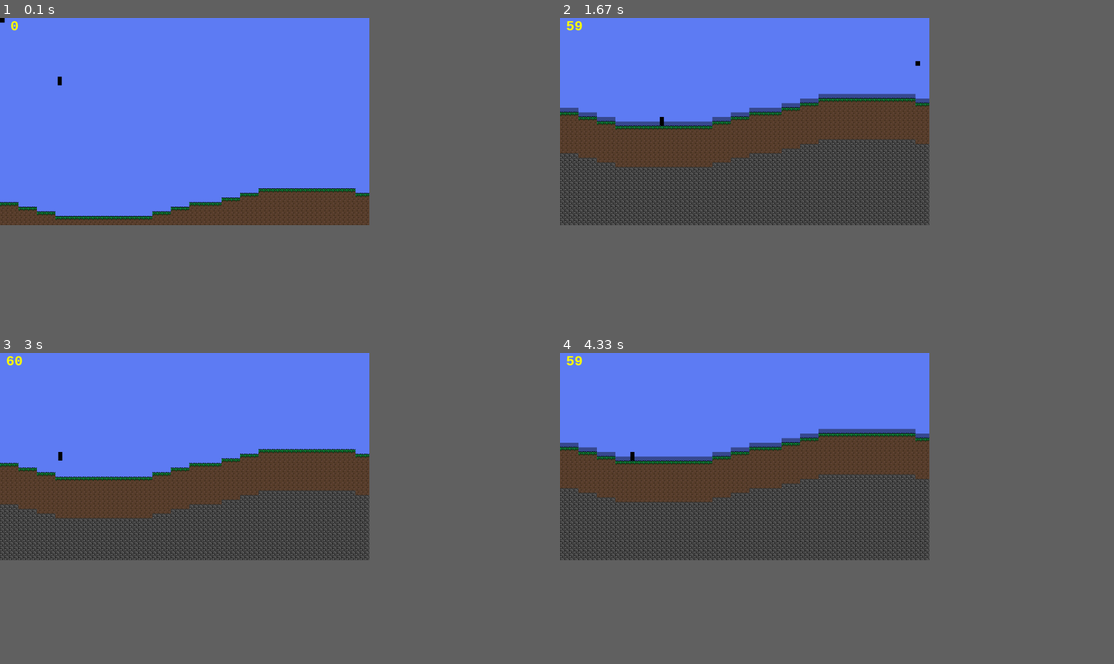
Above: before the commit, frames 1-4 (two rows, left to right).
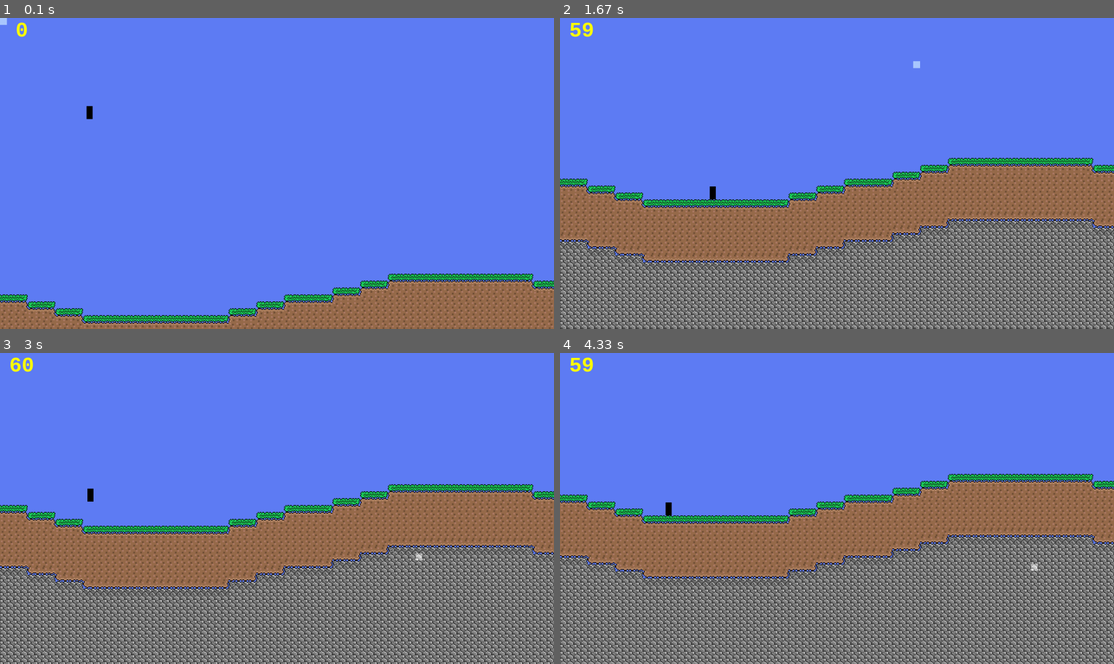
Above: after the commit, the same moments.

Repository: Nicholas-Merillat/tilemap-pygame
Game: pygame game, started from main.py
Two runs of this game, one before a commit and one after it. Both use one fixed random seed, a clock stepped at 60 frames per second and the inputs below.
Inputs (mouse positions are in pixels of both pictures, inside the frame that each line leads up to):
- Up to frame 1 (0.1 s): no input
- Up to frame 2 (1.67 s): hold D 0.33-0.8 s; move the mouse to (814, 189) at 0.37 s; hold W 0.83-1.13 s; move the mouse to (704, 176) at 0.87 s; hold D 1.17-1.63 s; move the mouse to (920, 64) at 1.2 s
- Up to frame 3 (3 s): hold A 1.67-2.2 s; move the mouse to (288, 402) at 1.7 s; hold A 2.23-2.63 s; move the mouse to (282, 542) at 2.27 s; hold W from 2.67 s (still down); move the mouse to (421, 558) at 2.7 s
- Up to frame 4 (4.33 s): release W at 3.03 s; hold D 3.07-3.7 s; move the mouse to (981, 480) at 3.1 s; hold A 3.73-4.2 s; move the mouse to (1036, 483) at 3.77 s; hold D from 4.23 s (still down); move the mouse to (1030, 570) at 4.27 s
In our replay, the window is 600x337 before the commit and 900x506 after it. These sizes can differ from the game's own. Grey fills any space a smaller window leaves; there, only what the larger window draws over its background counts as a difference.

The runs differ from the first frame. In frame 1, 16% of the frame differs, in the area x 0-100%, y 0-100%; in frame 2, 66%; in frame 3, 62%; in frame 4, 67%.

Commit message:
rollback

Diff:
--- a/camera.py
+++ b/camera.py
@@ -10,13 +10,13 @@
         self.zoom = 0
         self.zoom_scale_factor = VIEWPORT_RESOLUTION[0] / (VIEWPORT_RESOLUTION[0] - self.zoom)
 
-        self.smoothing_speed = 0.1
+        self.smoothing_speed = 0.04
         self.limit_left = 0
         self.limit_top = 0
         self.limit_right = TILEMAP_SIZE[0] * TILE_SIZE
         self.limit_bottom = TILEMAP_SIZE[1] * TILE_SIZE
 
-    def update(self, delta, entity, keys):
+    def update(self, delta, keys, entity):
         if keys[pygame.K_EQUALS]:
             self.zoom += 4 * delta
         if keys[pygame.K_MINUS]:
@@ -28,11 +28,11 @@
         self.zoom_scale_factor = VIEWPORT_RESOLUTION[0] / (VIEWPORT_RESOLUTION[0] - self.zoom)
 
         if self.smooth_position:
-            self.x = pygame.math.lerp(self.x, (entity.x + entity.width / 2) - VIEWPORT_RESOLUTION[0] / 2, self.smoothing_speed * delta)
-            self.y = pygame.math.lerp(self.y, (entity.y + entity.height / 2) - VIEWPORT_RESOLUTION[1] / 2, self.smoothing_speed * delta)
+            self.x = pygame.math.lerp(self.x, ((entity.x + entity.width * 0.5) - VIEWPORT_RESOLUTION[0] * 0.5) + self.zoom * 0.5, self.smoothing_speed * delta)
+            self.y = pygame.math.lerp(self.y, ((entity.y + entity.height * 0.5) - VIEWPORT_RESOLUTION[1] * 0.5 + (self.zoom * 0.5) / ASPECT_SCALE_FACTOR), self.smoothing_speed * delta)
         else:
-            self.x = ((entity.x + entity.width / 2) - VIEWPORT_RESOLUTION[0] / 2) + self.zoom / 2
-            self.y = ((entity.y + entity.height / 2) - VIEWPORT_RESOLUTION[1] / 2) + (self.zoom / 2) / ASPECT_SCALE_FACTOR
+            self.x = ((entity.x + entity.width * 0.5) - VIEWPORT_RESOLUTION[0] * 0.5) + self.zoom * 0.5
+            self.y = ((entity.y + entity.height * 0.5) - VIEWPORT_RESOLUTION[1] * 0.5) + (self.zoom * 0.5) / ASPECT_SCALE_FACTOR
         self.dx = self.x + VIEWPORT_RESOLUTION[0]
         self.dy = self.y + VIEWPORT_RESOLUTION[1]
 
--- a/main.py
+++ b/main.py
@@ -11,19 +11,18 @@
         pygame.display.set_icon(pygame.image.load('content/icon.png'))
 
         self.viewport = pygame.Surface(VIEWPORT_RESOLUTION)
-        self.screen = pygame.display.set_mode(SCREEN_RESOLUTION, pygame.RESIZABLE)
+        self.screen = pygame.display.set_mode(SCREEN_RESOLUTION)
         self.screen_scale_factor = pygame.math.Vector2(self.screen.size[0] / VIEWPORT_RESOLUTION[0], self.screen.size[1] / VIEWPORT_RESOLUTION[1])
 
         self.clock = pygame.time.Clock()
         self.font_big = pygame.font.SysFont('Monospace', int(24 * self.screen_scale_factor.x), True)
 
-        self.tilemap = TileMap()
+        self.camera = Camera(0, 0, True)
+
+        self.tilemap = TileMap(self.camera)
         self.tilemap.generate_world()
 
-        self.camera = Camera(0, 0, False)
         self.player = Player(100, 100, 7, 15, self.tilemap)
-
-        self.delta = (self.clock.tick(MAX_FPS) / 1000) * PHYSICS_FPS
 
     def render(self):
         # Draw any pixel art on viewport to keep pixels
@@ -31,20 +30,12 @@
         self.viewport.fill((95,125,245))
 
         # Iterates through the visible tiles on camera in the tilemap and draws the tile images
-        for x in self.tilemap.visible_x:
-            for y in self.tilemap.visible_y:
-                tile_id = self.tilemap.grid[x][y]
-                if tile_id >= 1:
-                    block_image = self.tilemap.block_images[tile_id - 1]
-                    block_image = pygame.transform.scale(block_image, (TILE_SIZE, TILE_SIZE))
-                    self.viewport.blit(block_image, pygame.Rect(math.floor(x * TILE_SIZE - self.camera.x), math.floor(y * TILE_SIZE - self.camera.y), TILE_SIZE, TILE_SIZE))
+        self.viewport.blit(self.tilemap.grid_surface, (0,0))
 
-        pygame.draw.rect(self.viewport, (0,0,0), self.tilemap.cursor)
+        #if self.tilemap.grid[int(self.mouse_position_tile.x)][int(self.mouse_position_tile.y)] != 0:
+        self.viewport.blit(self.tilemap.cursor, (self.mouse_position_tile.x * TILE_SIZE - self.camera.x, self.mouse_position_tile.y * TILE_SIZE - self.camera.y), special_flags=pygame.BLEND_ADD)
+
         pygame.draw.rect(self.viewport, (0,0,0), self.player.rect)
-
-        lightmap = self.tilemap.calculate_lighting()
-        lightmap = pygame.transform.scale(lightmap, (lightmap.size[0] * TILE_SIZE, lightmap.size[1] * TILE_SIZE))
-        self.viewport.blit(lightmap, (0 - (self.camera.x % TILE_SIZE), 0 - (self.camera.y % TILE_SIZE)), special_flags=pygame.BLEND_MULT)
 
         # Scale viewport up and blit onto screen for pixel art effect + good performance
         pygame.transform.scale(self.viewport, self.screen.get_size(), self.screen)
@@ -54,6 +45,8 @@
         self.screen.blit(fps_text, fps_text.get_rect(center=(25 * self.screen_scale_factor.x, 15 * self.screen_scale_factor.y)))
 
     def run(self):
+        self.delta = (self.clock.tick(MAX_FPS) / 1000) * PHYSICS_FPS
+        self.mouse_position = pygame.math.Vector2(0,0)
         while True:
             self.delta = (self.clock.tick(MAX_FPS) / 1000) * PHYSICS_FPS
             self.screen_scale_factor = pygame.math.Vector2(self.screen.size[0] / VIEWPORT_RESOLUTION[0], self.screen.size[1] / VIEWPORT_RESOLUTION[1])
@@ -73,18 +66,15 @@
                 if self.mouse_pressed[0]:
                     self.tilemap.set_tile(int(self.mouse_position_tile.x), int(self.mouse_position_tile.y), 0)
                 elif self.mouse_pressed[2]:
-                    self.tilemap.set_tile(int(self.mouse_position_tile.x), int(self.mouse_position_tile.y), 2)
-
-            self.tilemap.cursor.x = (self.mouse_position_tile.x * TILE_SIZE - self.camera.x)
-            self.tilemap.cursor.y = (self.mouse_position_tile.y * TILE_SIZE - self.camera.y)
+                    self.tilemap.set_tile(int(self.mouse_position_tile.x), int(self.mouse_position_tile.y), 1)
 
             self.keys = pygame.key.get_pressed()
             self.player.update(self.delta, self.keys)
-            self.camera.update(self.delta, self.player, self.keys)
-            self.tilemap.update(self.camera)
+            self.camera.update(self.delta, self.keys, self.player)
+            self.tilemap.update()
 
             self.render()
-            pygame.display.flip()
+            pygame.display.update()
 
 if __name__ == '__main__':
     main = Main()
--- a/player.py
+++ b/player.py
@@ -37,10 +37,10 @@
 
         # Get the surrounding tiles around the player and if there are any tiles, do collision
         self.is_on_ground = False
-        self.below_tile = self.tilemap.world_to_tile(self.x + self.width / 2, self.dy)
-        self.above_tile = self.tilemap.world_to_tile(self.x + self.width / 2, self.y)
-        self.right_tile = self.tilemap.world_to_tile(self.dx, self.y + self.height / 2)
-        self.left_tile = self.tilemap.world_to_tile(self.x, self.y + self.height / 2)
+        self.below_tile = self.tilemap.world_to_tile(self.x + self.width * 0.5, self.dy)
+        self.above_tile = self.tilemap.world_to_tile(self.x + self.width * 0.5, self.y)
+        self.right_tile = self.tilemap.world_to_tile(self.dx, self.y + self.height * 0.5)
+        self.left_tile = self.tilemap.world_to_tile(self.x, self.y + self.height * 0.5)
 
         if self.tilemap.grid[int(self.below_tile.x)][int(self.below_tile.y)] != 0 and self.velocity.y >= 0:
             self.y = self.below_tile.y * TILE_SIZE - self.height
--- a/settings.py
+++ b/settings.py
@@ -1,7 +1,7 @@
 import pygame, math, numpy, sys
 
 # User settings
-SCREEN_RESOLUTION = (1280, 720)
+SCREEN_RESOLUTION = (1920, 1080)
 MAX_FPS = 0 # If 0, framerate is uncapped
 
 # ENGINE SETTINGS BELOW DO NOT EDIT!
@@ -13,4 +13,4 @@
 
 # Tilemap settings
 TILE_SIZE = 8
-TILEMAP_SIZE = (8400, 2400) # 4200, 1200
+TILEMAP_SIZE = (400, 300) # (8400, 2400) (4200, 1200)
--- a/tilemap.py
+++ b/tilemap.py
@@ -1,22 +1,24 @@
 from settings import *
 
 class TileMap():
-    def __init__(self):
-        self.cursor = pygame.Rect(0, 0, TILE_SIZE, TILE_SIZE)
-        self.camera = pygame.math.Vector2(0, 0)
+    def __init__(self, camera):
+        self.cursor = pygame.surface.Surface((TILE_SIZE, TILE_SIZE))
+        self.cursor.fill((75,75,75))
+        self.camera = camera
 
-        self.grid = numpy.full((TILEMAP_SIZE[0], TILEMAP_SIZE[1]), 0)
+        self.grid = numpy.full((TILEMAP_SIZE[0], TILEMAP_SIZE[1]), numpy.uint16(0))
+        self.bitmask_dict = {0:(0,0), 1:(0,8), 2:(0,16), 3:(0,24), 4:(8,0), 5:(8,8), 6:(8,16), 7:(8,24), 8:(16,0), 9:(16,8), 10:(16,16), 11:(16,24), 12:(24,0), 13:(24,8), 14:(24,16), 15:(24,24)}
 
         with open('content/blocks.txt', 'r') as file:
             file_content = file.read()
             blocks = file_content.splitlines()
-            self.block_images = []
+            self.tile_images = []
             for block in blocks:
                 if block != 'air':
                     image_path = f'content/sprites/{block}.png'
                     try:
                         image_surface = pygame.image.load(image_path).convert_alpha()
-                        self.block_images.append(image_surface)
+                        self.tile_images.append(image_surface)
                     except pygame.error as e:
                         print(f'Error loading image {block}: {e}')
 
@@ -49,9 +51,7 @@
             self.grid[x][range(y + 1, y + 9)] = 2
             self.grid[x][range(y + 9, TILEMAP_SIZE[1])] = 3
 
-    def update(self, camera):
-        self.camera = camera
-
+    def update(self):
         # Range used to see which tiles to render on screen based on what the camera can see
         self.camera_to_tile = self.screen_to_tile(self.camera.x % TILE_SIZE, self.camera.y % TILE_SIZE)
         self.visible_tiles_x = math.ceil((VIEWPORT_RESOLUTION[0] - self.camera.zoom) / TILE_SIZE)
@@ -59,13 +59,25 @@
         self.visible_x = range(max(0, int(self.camera_to_tile.x) - 1), min(int(self.camera_to_tile.x + self.visible_tiles_x) + 1, TILEMAP_SIZE[0]))
         self.visible_y = range(max(0, int(self.camera_to_tile.y) - 1), min(int(self.camera_to_tile.y + self.visible_tiles_y) + 1, TILEMAP_SIZE[1]))
 
-    def calculate_lighting(self) -> pygame.Surface:
-        lightmap = numpy.full((len(self.visible_x), len(self.visible_y), 3), numpy.uint8(150))
+        self.grid_surface = pygame.surface.Surface(VIEWPORT_RESOLUTION, pygame.SRCALPHA)
 
         for x in self.visible_x:
             for y in self.visible_y:
-                if self.grid[x][y] == 0:
-                    lightmap[int(x - self.camera_to_tile.x)][int(y - self.camera_to_tile.y)] = (255,255,255)
+                tile_id = self.grid[x][y]
+                if tile_id >= 1:
+                    tile_image = self.tile_images[tile_id - 1]
+                    bitmask_counter = numpy.uint8(0)
 
-        lightmap_surface = pygame.surfarray.make_surface(lightmap)
-        return lightmap_surface
+                    if self.grid[x][y-1] == tile_id: # north
+                        bitmask_counter += 2**0
+                    if self.grid[x-1][y] == tile_id: # west
+                        bitmask_counter += 2**1
+                    if self.grid[x+1][y] == tile_id: # east
+                        bitmask_counter += 2**2
+                    if self.grid[x][y+1] == tile_id: # south
+                        bitmask_counter += 2**3
+
+                    block_rect = pygame.Rect(self.bitmask_dict[bitmask_counter][1], self.bitmask_dict[bitmask_counter][0], TILE_SIZE, TILE_SIZE)
+                    block_image = tile_image.subsurface(block_rect)
+                    block_image = pygame.transform.scale(block_image, (TILE_SIZE, TILE_SIZE))
+                    self.grid_surface.blit(block_image, pygame.Rect(math.floor(x * TILE_SIZE - self.camera.x), math.floor(y * TILE_SIZE - self.camera.y), TILE_SIZE, TILE_SIZE))
Binary file changed: content/sprites/dirt.png
Binary file changed: content/sprites/grass.png
Binary file changed: content/sprites/stone.png
